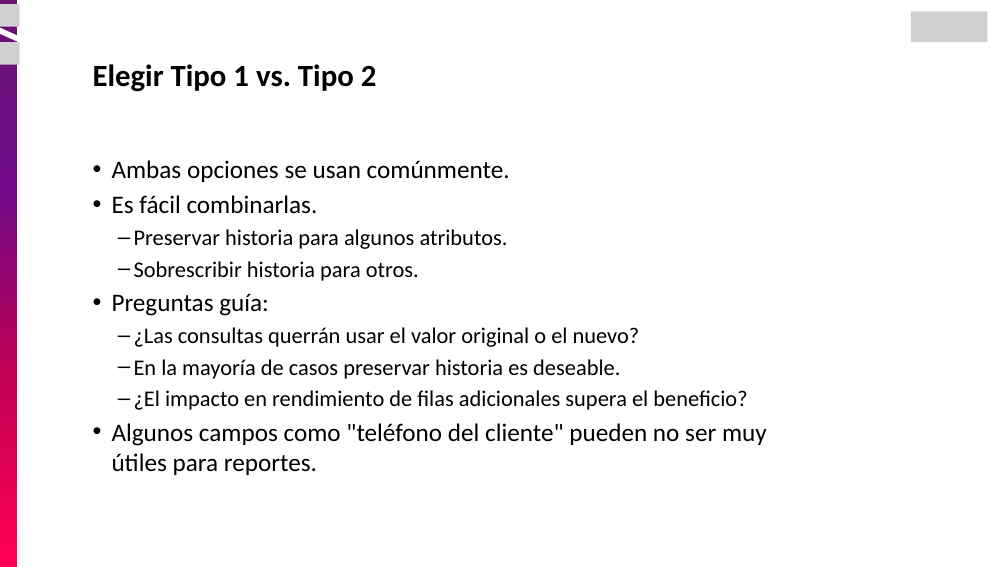
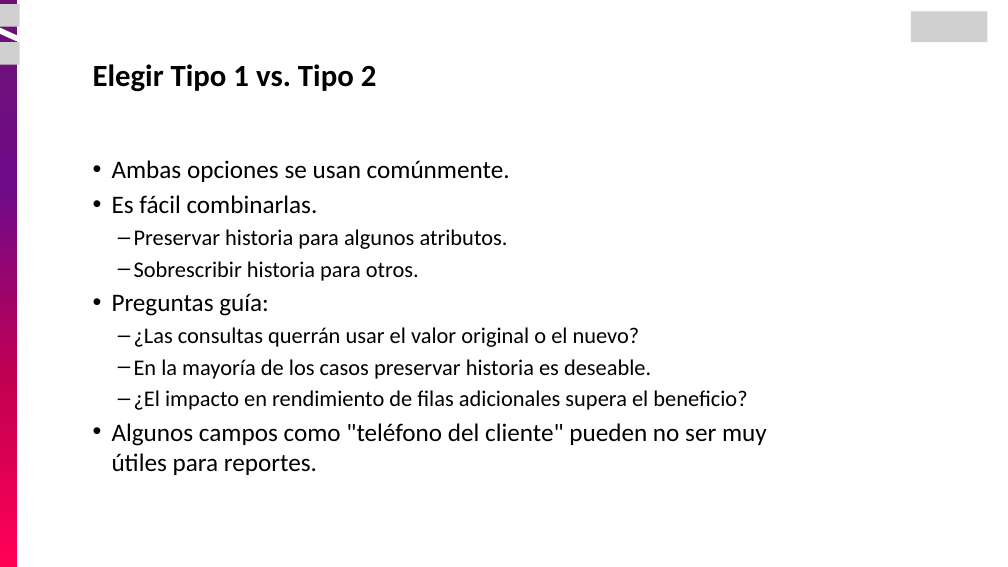
Before and after one commit to pariasm97/curso-ingenieria-de-datos, a slide deck: slide 98 of modulo-02_bases_datos/02_Bodegas de Datos - Intro Redshift/01_Bodegas de Datos.pptx (slide 89 before the commit). Drawn at 1008x567 pixels with LibreOffice and Linux fonts; fonts in the diff are those of the drawing; grey boxes stand for pictures. Boxes give left, top, right and bottom in pixels: in the first picture for what was removed or moved away, otherwise in the second. Text is boxed around its words. In the diff, an @@ line names an element or a change of style, - is before the commit and + after.

```diff
--- a/modulo-02_bases_datos/02_Bodegas de Datos - Intro Redshift/01_Bodegas de Datos.pptx
+++ b/modulo-02_bases_datos/02_Bodegas de Datos - Intro Redshift/01_Bodegas de Datos.pptx
@@ text at (134,359,651,379): text changed @@
-  – En la mayoría de casos preservar historia es deseable.
+  – En la mayoría de los casos preservar historia es deseable.
```
Also in this commit, not shown: 22 other slides changed, 13 slides added.
